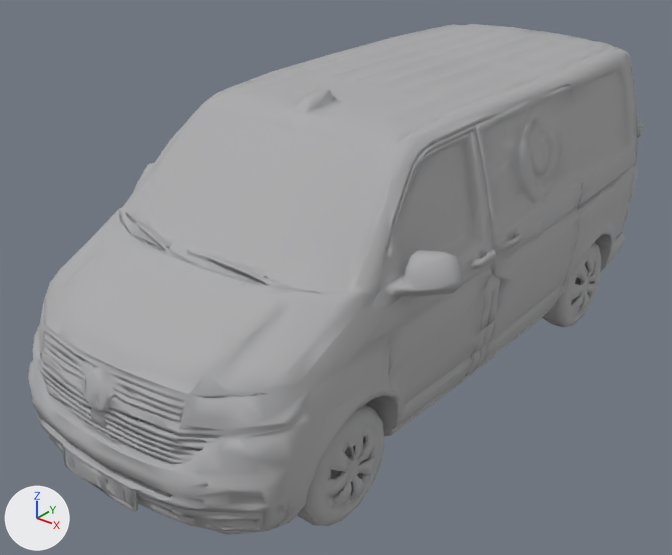
The glTF model assets/models/volkswagen-transporter-t6-1-fourgon.glb: old version first, new version second.
Both versions are drawn from a 50 mm lens placed at (3.29, -4.52, 3.32), pointed at (-0.1, -0.27, 0.69). Every picture has the same lights, and +X, +Y and +Z are marked at lower left. The first picture is the older version.

The older version as bpy lines, for what is in view:
```python
me_mesh_0 = bpy.data.meshes.new('Mesh_0')
me_mesh_0.from_pydata(...)  # 6224 vertices, 12839 faces; spans x -1.18..1.18, y -2.33..2.33, z 0.0..1.99
me_mesh_0.materials.append(mat_ifcsurfacestylerendering_1345114)  # grey #aaaaac
ob_mesh_0 = bpy.data.objects.new('Mesh_0', me_mesh_0)
ob_mesh_0.location = (0.0, 0.0, 0.0)
```
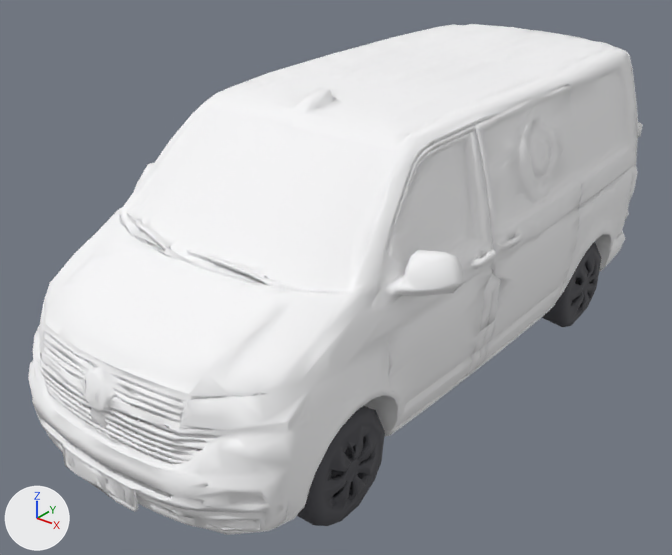
Where the change shows, as pixel boxes [x1, y1, x2, y2] in the pictures (672 x 555 px; the box of a moved part takes in the faces that stretch with it):
part 1 of me_mesh_0, moved or reshaped: before [44, 25, 626, 530]; after [40, 24, 636, 531]
part 2 of me_mesh_0, recoloured (grey to white): [28, 24, 643, 535] in both
part 3 of me_mesh_0, recoloured: [311, 250, 600, 526] in both

The edits, one by one:
Material 'pneu' (mat_pneu) is new.
Its base color is (0.07, 0.07, 0.08) (dark grey #4b4b50).
Its roughness is 0.75.
Material 'carrosserie' (mat_carrosserie) is new.
Its base color is (0.94, 0.94, 0.95) (white #f8f8f9).
Its roughness is 0.75.
me_mesh_0 is used by ob_mesh_0; location (0.0, 0.0, 0.0).
me_mesh_0 had 6224 vertices, 12839 faces and spanned x -1.18..1.18, y -2.33..2.33, z 0.0..1.99.
me_mesh_0 now has 6218 vertices, 12835 faces and spans x -1.18..1.18, y -2.33..2.33, z 0.0..1.99.
me_mesh_0 part 1: 27 vertices moved within x -0.98..0.94, y -2.31..2.13, z 0.23..1.65; 364 vertices removed from x -0.99..1.18, y -2.29..2.23, z 0.0..1.95; 358 vertices added at x -0.98..1.18, y -2.3..2.24, z 0.01..1.95.
me_mesh_0 part 2: 8908 faces spanning x -1.18..1.17, y -2.33..2.33, z 0.21..1.99 switch from mat_ifcsurfacestylerendering_1345114 (grey #aaaaac) to mat_carrosserie (white #f8f8f9).
me_mesh_0 part 3: 1100 faces spanning x -0.95..0.95, y -1.74..1.66, z 0.0..0.66 switch from mat_ifcsurfacestylerendering_1345114 (grey #aaaaac) to mat_pneu (dark grey #4b4b50).
